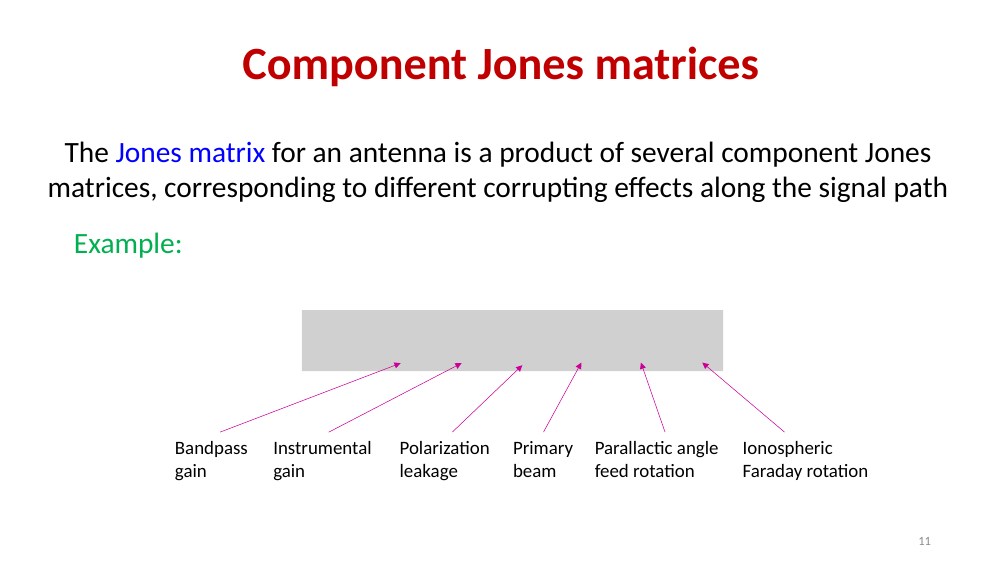
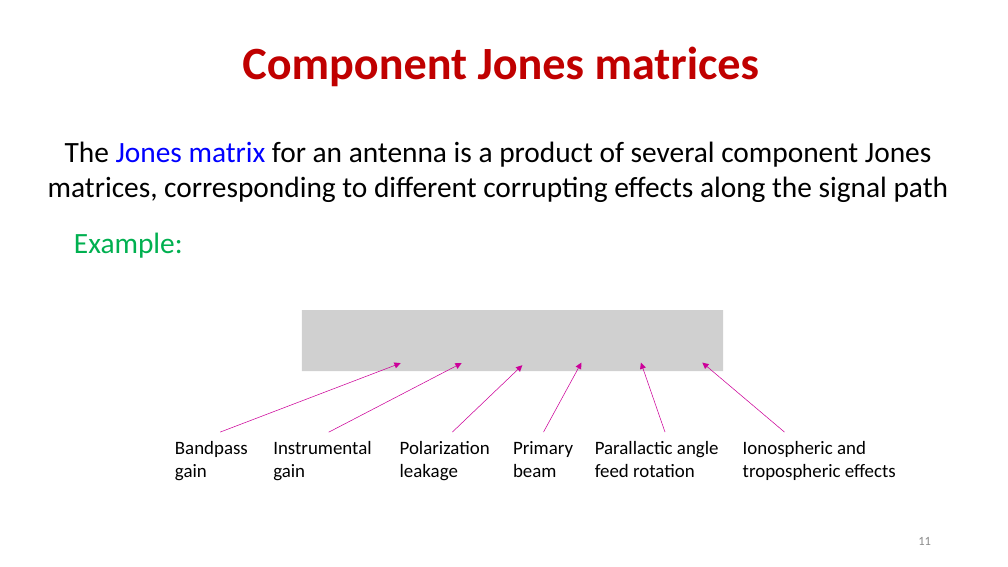
Before and after one commit to ratt-ru/ratt-interferometry-course, a slide deck: slide 11 of lectures/calibration/RIME.pptx. Drawn at 1008x567 pixels with LibreOffice and Linux fonts; fonts in the diff are those of the drawing; grey boxes stand for pictures. Boxes give left, top, right and bottom in pixels: in the first picture for what was removed or moved away, otherwise in the second. Text is boxed around its words. In the diff, an @@ line names an element or a change of style, - is before the commit and + after.

```diff
--- a/lectures/calibration/RIME.pptx
+++ b/lectures/calibration/RIME.pptx
@@ text at <box>743,441,896,480</box>: text changed @@
-Ionospheric
-Faraday rotation
+Ionospheric and
+tropospheric effects
```
Also in this commit, not shown: 2 other slides changed, 12 slides added, 2 other files.
